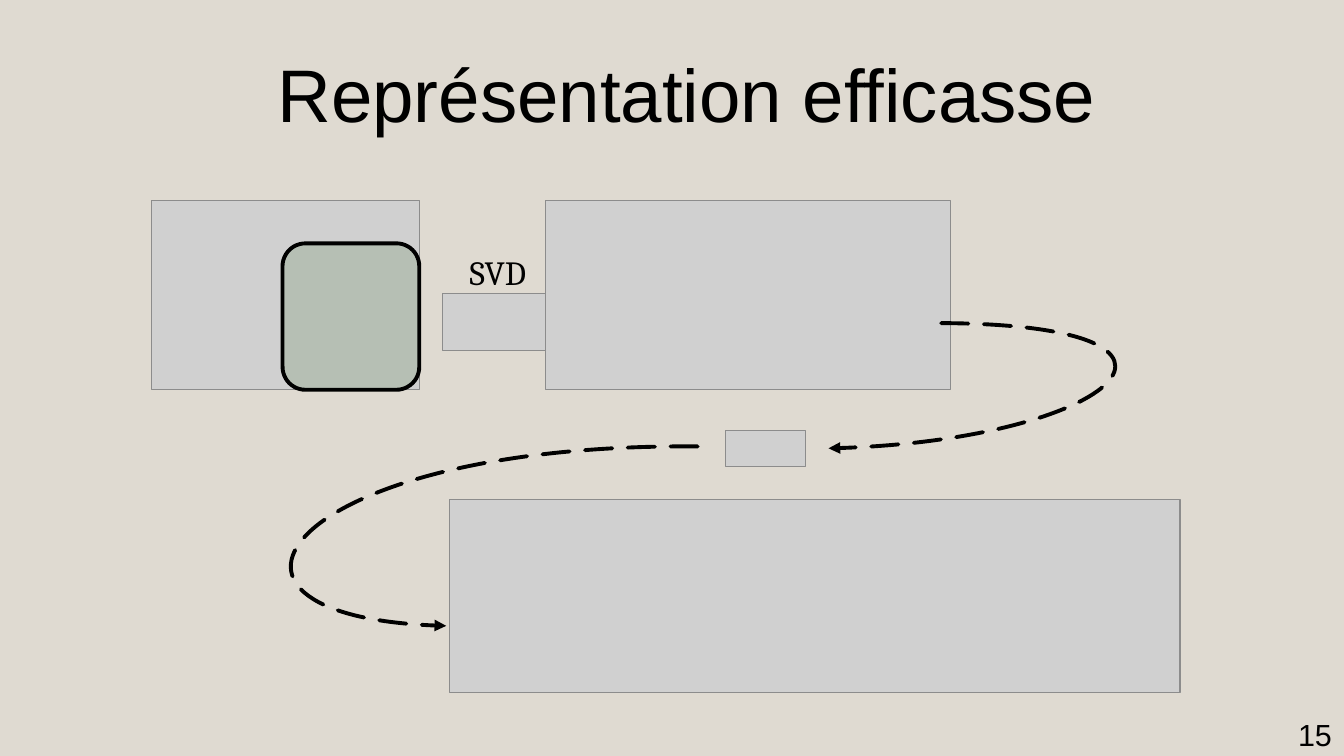
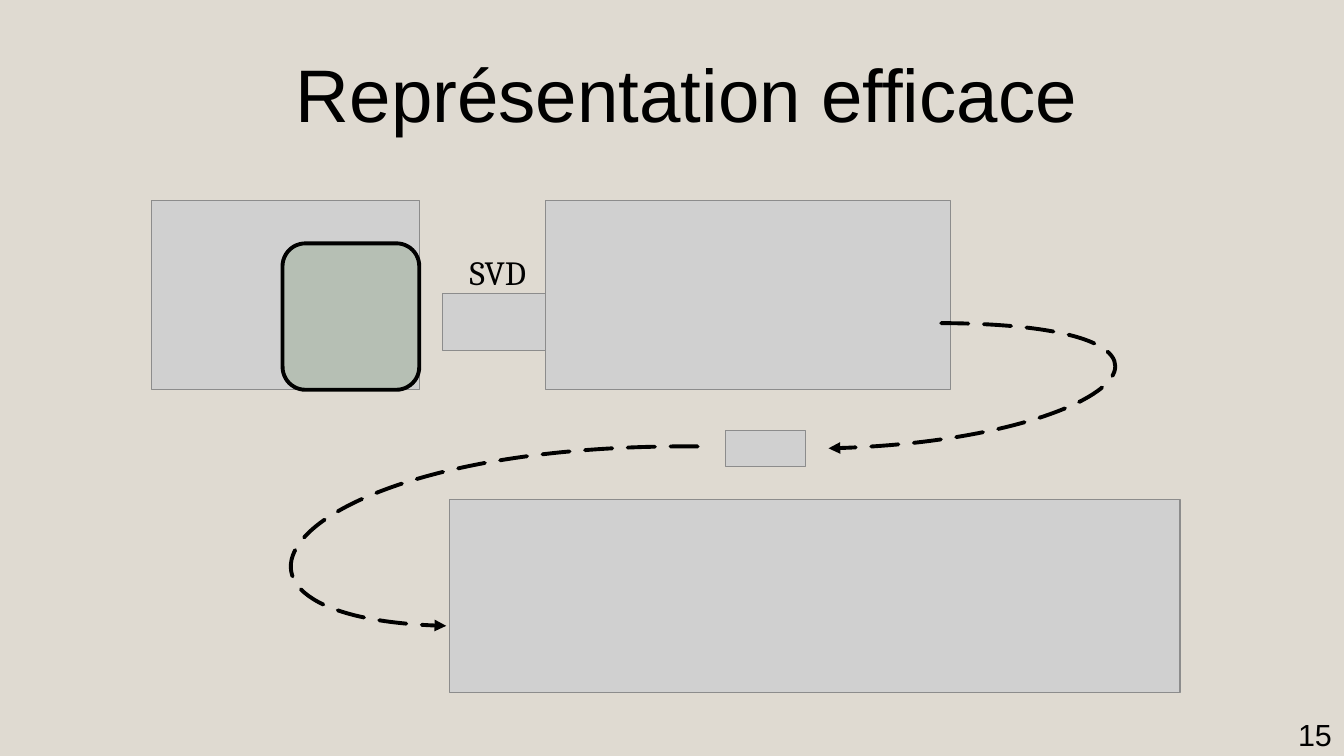
Before and after one commit to AmdaU/presentations, a slide deck: slide 15 of Seminaire/Seminaire.odp. Drawn at 1344x756 pixels with LibreOffice and Linux fonts; fonts in the diff are those of the drawing; grey boxes stand for pictures. Boxes give left, top, right and bottom in pixels: in the first picture for what was removed or moved away, otherwise in the second. Text is boxed around its words. In the diff, an @@ line names an element or a change of style, - is before the commit and + after.

```diff
--- a/Seminaire/Seminaire.odp
+++ b/Seminaire/Seminaire.odp
@@ title at box(296, 67, 1077, 137): text changed @@
-Représentation efficasse
+Représentation efficace
```
Also in this commit, not shown: 20 other slides changed, 1 slide removed, 2 other files.
